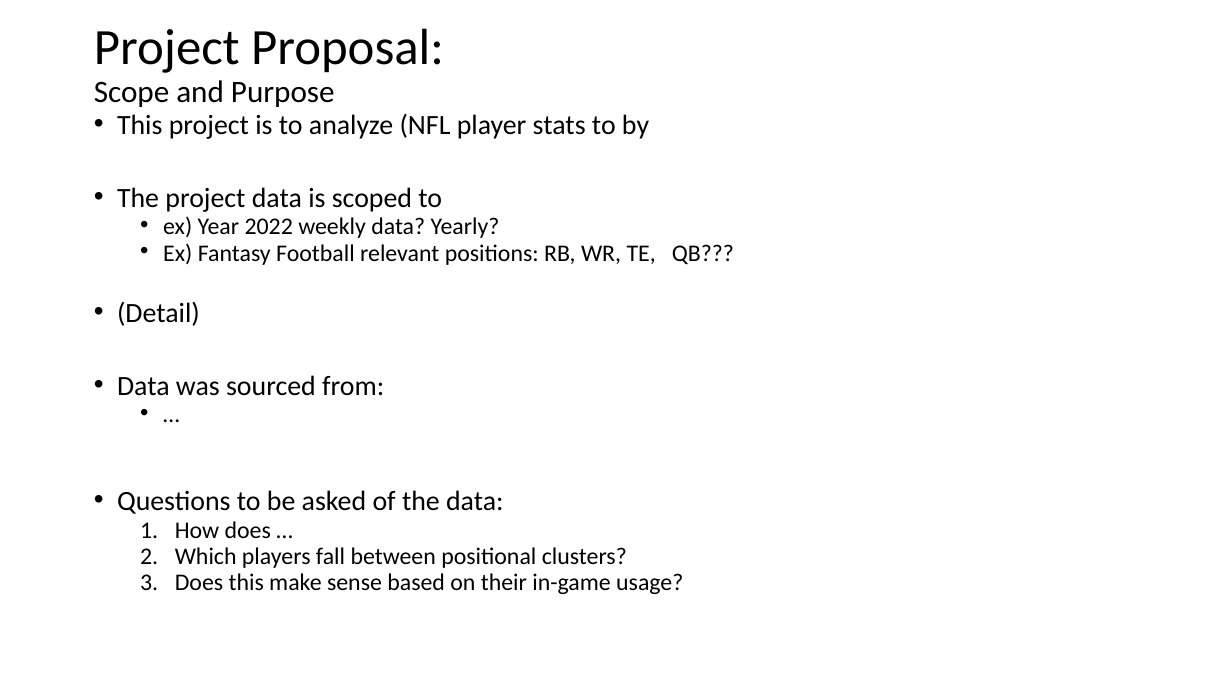
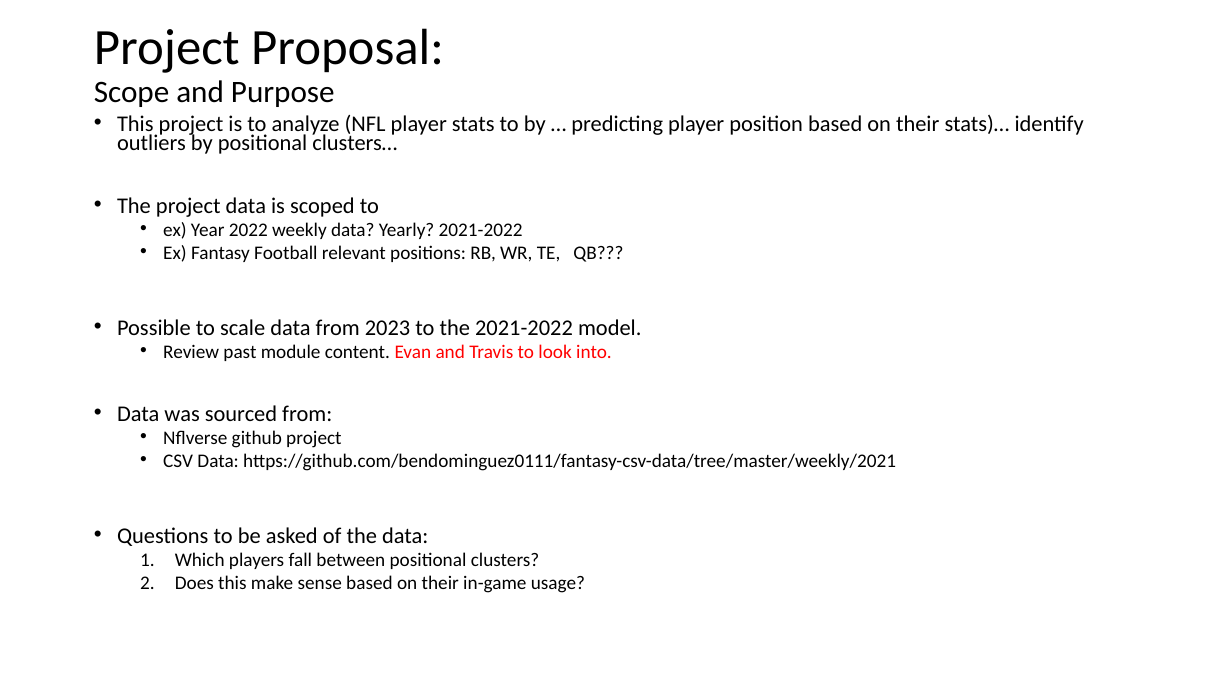
Before and after one commit to Evdawg/Project_4_FF_ML, a slide deck: slide 2 of Project_3_outline.pptm. Drawn at 1232x693 pixels with LibreOffice and Linux fonts; fonts in the diff are those of the drawing. Boxes give left, top, right and bottom in pixels: in the first picture for what was removed or moved away, otherwise in the second. Text is boxed around its words. In the diff, an @@ line names an element or a change of style, - is before the commit and + after.

```diff
--- a/Project_3_outline.pptm
+++ b/Project_3_outline.pptm
@@ text at bbox=[117, 115, 1084, 154]: text changed; size 21.7 to 17.5 pt @@
-• This project is to analyze (NFL player stats to by
+• This project is to analyze (NFL player stats to by … predicting player position based on their stats)… identify outliers by positional clusters…
@@ text at bbox=[117, 197, 623, 593]: size 21.7 to 17.5 pt in "The project data is scoped to", "Data was sourced from:", "Questions to be asked of the data:"; size 18.6 to 15 pt in "Ex) Fantasy Football relevant positions: RB, WR, ...", "Which players fall between positional clusters?", "Does this make sense based on their ..." @@
@@ text at bbox=[163, 222, 523, 239]: text changed; size 18.6 to 15 pt @@
-  • ex) Year 2022 weekly data? Yearly?
+  • ex) Year 2022 weekly data? Yearly? 2021-2022
@@ text at bbox=[117, 319, 641, 361]: text changed; size 21.7 to 15 pt @@
-• (Detail)
+• Possible to scale data from 2023 to the 2021-2022 model.
+  • Review past module content. Evan and Travis to look into.
@@ text at bbox=[163, 430, 896, 471]: text changed; size 18.6 to 15 pt @@
-  • …
+  • Nflverse github project
+  • CSV Data: https://github.com/bendominguez0111/fantasy-csv-data/tree/master/weekly/2021
@@ text at bbox=[175, 521, 271, 538]: paragraph removed @@
-  1. How does …
```
Also in this commit, not shown: 6 other slides changed.
